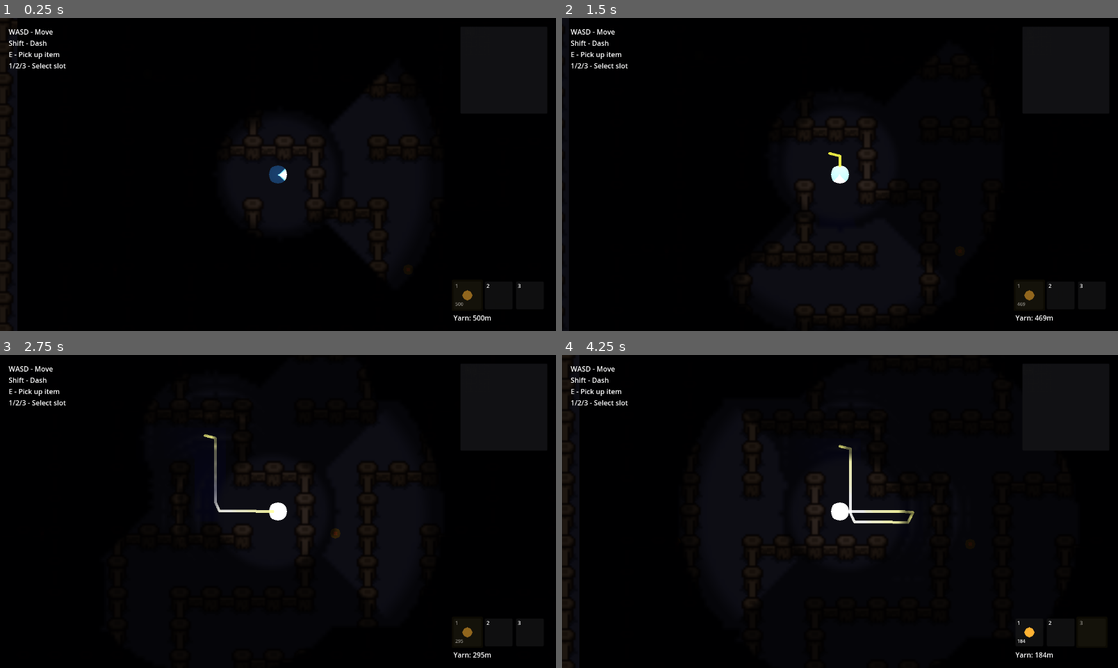
Above: before the commit, frames 1-4 (two rows, left to right).
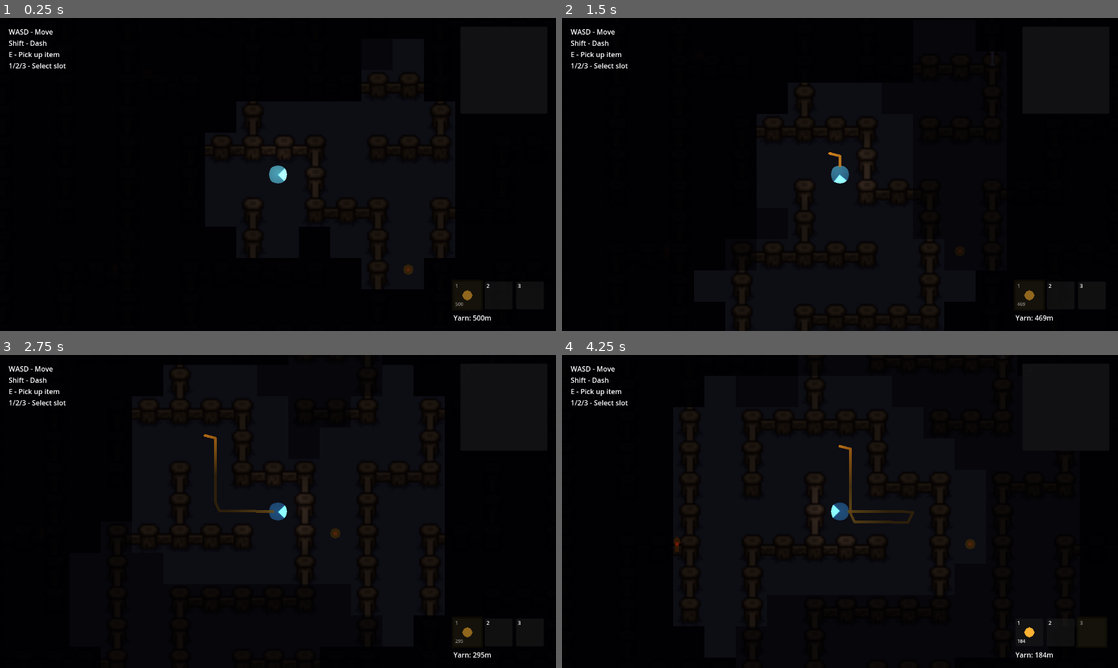
Above: after the commit, the same moments.

Repository: andye132/minos
Game: Godot game, scene res://scenes/main.tscn
Same seed, same stepped clock (60 frames per second), same inputs: the game is played once before the commit and once after it.
Inputs:
- Up to frame 1 (0.25 s): no input
- Up to frame 2 (1.5 s): tap Enter at 0.5 s; hold D (move_right) 0.53-1.28 s; tap Shift (dash) at 0.6 s; tap Space at 1.25 s; hold S (move_down) from 1.28 s (still down); tap E (interact) at 1.35 s
- Up to frame 3 (2.75 s): release S (move_down) at 2.03 s; hold D (move_right) from 2.03 s (still down); tap 1 (slot_1) at 2.1 s
- Up to frame 4 (4.25 s): release D (move_right) at 2.78 s; hold W (move_up) 2.78-3.53 s; tap 2 (slot_2) at 2.85 s; tap Enter at 3.5 s; hold A (move_left) from 3.53 s (still down); tap 3 (slot_3) at 3.6 s

The runs differ from the first frame. In frame 1, 1.0% of the frame differs, in the area x 0-82%, y 0-100%; in frame 2, 0.3%; in frame 3, 0.6%; in frame 4, 1.3%, in the area x 0-75%, y 0-100%.

Commit message:
Strange pixelation tech (temporary), fixed yarnlight

Diff:
--- a/scenes/player.tscn
+++ b/scenes/player.tscn
@@ -38,18 +38,18 @@
 
 [node name="Flashlight" type="PointLight2D" parent="."]
 color = Color(1, 0.95, 0.85, 1)
-energy = 4.0
+energy = 1.5
 shadow_enabled = true
 shadow_color = Color(0, 0, 0, 0.9)
 shadow_filter = 2
 texture = SubResource("GradientTexture2D_qhqgy")
-texture_scale = 2.5
+texture_scale = 1.2
 
 [node name="AmbientLight" type="PointLight2D" parent="."]
-color = Color(0.6, 0.7, 1, 1)
-energy = 0.25
+color = Color(0.8, 0.85, 1, 1)
+energy = 0.3
 texture = SubResource("GradientTexture2D_qhqgy")
-texture_scale = 0.8
+texture_scale = 0.6
 
 [node name="DashTimer" type="Timer" parent="."]
 one_shot = true
--- a/scripts/fog_of_war.gd
+++ b/scripts/fog_of_war.gd
@@ -5,177 +5,158 @@
 var player: Player
 var yarn_trail: YarnTrail
 
-# Components
-var fog_texture: ImageTexture
-var fog_image: Image
+# Fog settings
+@export var fog_color: Color = Color(0.0, 0.0, 0.05, 0.92)
+@export var revealed_color: Color = Color(0.0, 0.0, 0.05, 0.5)
+@export var flashlight_range: float = 280.0
+@export var flashlight_angle: float = 50.0
+@export var yarn_glow_radius: float = 120.0
+@export var ambient_radius: float = 80.0  # Small area around player always visible
 
-# Fog settings
-@export var fog_color: Color = Color(0.0, 0.0, 0.02, 0.97)
-@export var revealed_color: Color = Color(0.0, 0.0, 0.02, 0.6)  # Previously seen areas
-@export var clear_color: Color = Color(0, 0, 0, 0)  # Currently visible
-
-@export var flashlight_range: float = 250.0
-@export var flashlight_angle: float = 45.0
-@export var yarn_glow_radius: float = 100.0
-@export var resolution_scale: float = 0.15  # Lower = better performance
-
-# Fog map dimensions (will be set based on maze)
-var fog_width: int = 512
-var fog_height: int = 512
-var world_width: float = 2048.0
-var world_height: float = 2048.0
-
-# Track revealed areas permanently
-var revealed_map: Image
+# Revealed cells for fog of war memory
+var revealed_cells: Dictionary = {}
+var cell_size: float = 48.0
 
 
 func _ready() -> void:
-	z_index = 90  # Above game elements, below UI
+	z_index = 90
 
 
 func setup(maze_width: float, maze_height: float) -> void:
-	world_width = maze_width
-	world_height = maze_height
-
-	# Calculate fog texture size based on resolution scale
-	fog_width = maxi(int(maze_width * resolution_scale), 64)
-	fog_height = maxi(int(maze_height * resolution_scale), 64)
-
-	# Create fog image
-	fog_image = Image.create(fog_width, fog_height, false, Image.FORMAT_RGBA8)
-	fog_image.fill(fog_color)
-
-	# Create revealed map (persistent memory of explored areas)
-	revealed_map = Image.create(fog_width, fog_height, false, Image.FORMAT_R8)
-	revealed_map.fill(Color(0, 0, 0, 1))  # All unexplored initially
-
-	# Create texture
-	fog_texture = ImageTexture.create_from_image(fog_image)
+	# Just store dimensions, we'll draw directly
+	pass
 
 
 func _process(_delta: float) -> void:
-	if not player or not fog_image:
-		return
-
-	_update_fog()
+	if player:
+		_update_revealed_cells()
 	queue_redraw()
 
 
-func _draw() -> void:
-	if not fog_texture:
+func _update_revealed_cells() -> void:
+	if not player:
 		return
 
-	# Draw fog texture scaled to world size
-	var dest_rect = Rect2(0, 0, world_width, world_height)
-	draw_texture_rect(fog_texture, dest_rect, false)
+	var player_pos = player.global_position
+	var look_dir = player.look_direction
+
+	# Reveal cells in flashlight cone
+	_reveal_cone(player_pos, look_dir, flashlight_range, flashlight_angle)
+
+	# Reveal cells around player (ambient)
+	_reveal_circle(player_pos, ambient_radius)
+
+	# Reveal cells near yarn
+	if yarn_trail:
+		var points = yarn_trail.get_points()
+		# Only check every few points for performance
+		for i in range(0, points.size(), 3):
+			_reveal_circle(points[i], yarn_glow_radius * 0.7)
 
 
-func _update_fog() -> void:
-	# Reset fog to dark
-	fog_image.fill(fog_color)
+func _reveal_cone(origin: Vector2, direction: Vector2, range_dist: float, half_angle_deg: float) -> void:
+	var angle = direction.angle()
+	var half_angle = deg_to_rad(half_angle_deg)
+	var check_dist = int(range_dist / cell_size) + 1
 
-	var scale_x = float(fog_width) / world_width
-	var scale_y = float(fog_height) / world_height
+	var origin_cell = Vector2i(origin / cell_size)
 
-	# Clear areas around flashlight
-	if player:
-		var player_pos = player.global_position
-		var look_dir = player.look_direction
-		_clear_flashlight_cone(player_pos, look_dir, scale_x, scale_y)
+	for dy in range(-check_dist, check_dist + 1):
+		for dx in range(-check_dist, check_dist + 1):
+			var cell = origin_cell + Vector2i(dx, dy)
+			var cell_center = Vector2(cell) * cell_size + Vector2(cell_size / 2, cell_size / 2)
+			var to_cell = cell_center - origin
+			var dist = to_cell.length()
 
-	# Clear areas around yarn
-	if yarn_trail:
-		for yarn_pos in yarn_trail.get_points():
-			_clear_circle(yarn_pos, yarn_glow_radius, scale_x, scale_y)
+			if dist > range_dist:
+				continue
 
-	# Apply revealed areas (show as slightly less dark)
-	_apply_revealed_areas()
+			var cell_angle = to_cell.angle()
+			var angle_diff = abs(angle_difference(cell_angle, angle))
 
-	# Update texture
-	fog_texture.update(fog_image)
+			if angle_diff < half_angle:
+				revealed_cells[cell] = true
 
 
-func _clear_flashlight_cone(origin: Vector2, direction: Vector2, scale_x: float, scale_y: float) -> void:
-	var angle = direction.angle()
-	var half_angle = deg_to_rad(flashlight_angle)
+func _reveal_circle(center: Vector2, radius: float) -> void:
+	var check_dist = int(radius / cell_size) + 1
+	var center_cell = Vector2i(center / cell_size)
 
-	var fog_origin = Vector2(origin.x * scale_x, origin.y * scale_y)
-	var fog_range = flashlight_range * max(scale_x, scale_y)
+	for dy in range(-check_dist, check_dist + 1):
+		for dx in range(-check_dist, check_dist + 1):
+			var cell = center_cell + Vector2i(dx, dy)
+			var cell_center = Vector2(cell) * cell_size + Vector2(cell_size / 2, cell_size / 2)
 
-	# Clear pixels in the cone
-	var check_radius = int(fog_range) + 1
-	var origin_x = int(fog_origin.x)
-	var origin_y = int(fog_origin.y)
-
-	for dy in range(-check_radius, check_radius + 1):
-		for dx in range(-check_radius, check_radius + 1):
-			var px = origin_x + dx
-			var py = origin_y + dy
-
-			if px < 0 or px >= fog_width or py < 0 or py >= fog_height:
-				continue
-
-			var pixel_pos = Vector2(px, py)
-			var to_pixel = pixel_pos - fog_origin
-			var dist = to_pixel.length()
-
-			if dist > fog_range:
-				continue
-
-			var pixel_angle = to_pixel.angle()
-			var angle_diff = abs(angle_difference(pixel_angle, angle))
-
-			if angle_diff < half_angle:
-				# Calculate alpha based on distance (soft edge)
-				var alpha = 0.0
-				var edge_dist = fog_range * 0.15
-				if dist > fog_range - edge_dist:
-					alpha = (dist - (fog_range - edge_dist)) / edge_dist * fog_color.a
-
-				fog_image.set_pixel(px, py, Color(fog_color.r, fog_color.g, fog_color.b, alpha))
-
-				# Mark as revealed
-				revealed_map.set_pixel(px, py, Color(1, 1, 1, 1))
+			if center.distance_to(cell_center) < radius:
+				revealed_cells[cell] = true
 
 
-func _clear_circle(center: Vector2, radius: float, scale_x: float, scale_y: float) -> void:
-	var fog_center = Vector2(center.x * scale_x, center.y * scale_y)
-	var fog_radius = radius * max(scale_x, scale_y)
+func _draw() -> void:
+	if not player:
+		return
 
-	var check_radius = int(fog_radius) + 1
-	var center_x = int(fog_center.x)
-	var center_y = int(fog_center.y)
+	var camera = player.get_node_or_null("Camera2D") as Camera2D
+	if not camera:
+		return
 
-	for dy in range(-check_radius, check_radius + 1):
-		for dx in range(-check_radius, check_radius + 1):
-			var px = center_x + dx
-			var py = center_y + dy
+	# Get visible area with padding
+	var viewport_size = get_viewport_rect().size
+	var zoom = camera.zoom
+	var visible_size = viewport_size / zoom
+	var camera_pos = camera.global_position
+	var top_left = camera_pos - visible_size / 2 - Vector2(cell_size, cell_size)
+	var bottom_right = camera_pos + visible_size / 2 + Vector2(cell_size, cell_size)
 
-			if px < 0 or px >= fog_width or py < 0 or py >= fog_height:
+	var player_pos = player.global_position
+	var look_dir = player.look_direction
+
+	# Draw fog for each cell in view
+	var start_cell = Vector2i(top_left / cell_size)
+	var end_cell = Vector2i(bottom_right / cell_size)
+
+	for cy in range(start_cell.y, end_cell.y + 1):
+		for cx in range(start_cell.x, end_cell.x + 1):
+			var cell = Vector2i(cx, cy)
+			var cell_pos = Vector2(cell) * cell_size
+			var cell_center = cell_pos + Vector2(cell_size / 2, cell_size / 2)
+
+			# Check current visibility
+			var is_visible = _is_currently_visible(cell_center, player_pos, look_dir)
+			var was_revealed = revealed_cells.has(cell)
+
+			if is_visible:
+				# Fully visible - no fog
 				continue
-
-			var dist = Vector2(dx, dy).length()
-
-			if dist <= fog_radius:
-				# Soft edge
-				var alpha = 0.0
-				var edge_dist = fog_radius * 0.2
-				if dist > fog_radius - edge_dist:
-					alpha = (dist - (fog_radius - edge_dist)) / edge_dist * fog_color.a
-
-				fog_image.set_pixel(px, py, Color(fog_color.r, fog_color.g, fog_color.b, alpha))
-
-				# Mark as revealed
-				revealed_map.set_pixel(px, py, Color(1, 1, 1, 1))
+			elif was_revealed:
+				# Previously seen - dim fog
+				draw_rect(Rect2(cell_pos, Vector2(cell_size, cell_size)), revealed_color)
+			else:
+				# Never seen - full fog
+				draw_rect(Rect2(cell_pos, Vector2(cell_size, cell_size)), fog_color)
 
 
-func _apply_revealed_areas() -> void:
-	# Make previously revealed areas slightly visible (fog of war memory)
-	for y in range(fog_height):
-		for x in range(fog_width):
-			var revealed = revealed_map.get_pixel(x, y).r > 0.5
-			var current = fog_image.get_pixel(x, y)
+func _is_currently_visible(pos: Vector2, player_pos: Vector2, look_dir: Vector2) -> bool:
+	var to_pos = pos - player_pos
+	var dist = to_pos.length()
 
-			if revealed and current.a > revealed_color.a:
-				# This area was revealed before but not currently visible
-				fog_image.set_pixel(x, y, revealed_color)
+	# Ambient visibility around player
+	if dist < ambient_radius:
+		return true
+
+	# Flashlight cone
+	if dist < flashlight_range:
+		var angle = look_dir.angle()
+		var pos_angle = to_pos.angle()
+		var angle_diff = abs(angle_difference(pos_angle, angle))
+
+		if angle_diff < deg_to_rad(flashlight_angle):
+			return true
+
+	# Yarn visibility
+	if yarn_trail:
+		var points = yarn_trail.get_points()
+		for i in range(0, points.size(), 2):
+			if pos.distance_to(points[i]) < yarn_glow_radius:
+				return true
+
+	return false
--- a/scripts/minimap_yarn_drawer.gd
+++ b/scripts/minimap_yarn_drawer.gd
@@ -6,13 +6,13 @@
 var yarn_trail_ref: YarnTrail
 
 # Colors
-var fog_color: Color = Color(0.05, 0.05, 0.08, 1.0)  # Dark fog
-var wall_color: Color = Color(0.15, 0.12, 0.1, 1.0)  # Slightly visible walls
-var lit_hallway_color: Color = Color(0.4, 0.35, 0.25, 1.0)  # Lit floor
+var fog_color: Color = Color(0.08, 0.08, 0.1, 1.0)
+var wall_color: Color = Color(0.25, 0.2, 0.18, 1.0)
+var lit_hallway_color: Color = Color(0.5, 0.45, 0.35, 1.0)
 var yarn_color: Color = Color(1.0, 0.7, 0.2, 1.0)
 var yarn_color_broken: Color = Color(0.4, 0.3, 0.2, 0.5)
-var yarn_width: float = 6.0
-var glow_radius: float = 60.0  # Radius around yarn that gets lit
+var yarn_width: float = 4.0
+var glow_radius: float = 80.0
 
 
 func _ready() -> void:
@@ -23,88 +23,45 @@
 	if not minimap:
 		return
 
-	var tile_size = 16.0  # Base tile size (before scale)
+	var tile_size = 16.0
 
-	# Draw fog background covering everything
+	# Draw background
+	var bg_size = 2000.0
+	draw_rect(Rect2(-bg_size, -bg_size, bg_size * 2, bg_size * 2), fog_color)
+
+	# Get references from minimap if not set directly
+	if not maze_ref and minimap.maze_ref:
+		maze_ref = minimap.maze_ref
+	if not yarn_trail_ref and minimap.yarn_trail_ref:
+		yarn_trail_ref = minimap.yarn_trail_ref
+
+	# Draw maze walls
 	if maze_ref:
-		var maze_pixel_width = maze_ref.x_dim * tile_size
-		var maze_pixel_height = maze_ref.y_dim * tile_size
-		draw_rect(Rect2(-tile_size, -tile_size, maze_pixel_width + tile_size * 2, maze_pixel_height + tile_size * 2), fog_color)
+		for wall_pos in maze_ref.all_wall_locs:
+			draw_rect(Rect2(wall_pos.x * tile_size, wall_pos.y * tile_size, tile_size, tile_size), wall_color)
 
-	# Get yarn points for lighting calculation
-	var yarn_points: Array[Vector2] = []
+	# Draw yarn trail
 	if yarn_trail_ref:
-		yarn_points = yarn_trail_ref.get_points()
+		var points = yarn_trail_ref.get_points()
+		if points.size() >= 2:
+			var scaled_points: PackedVector2Array = PackedVector2Array()
+			for point in points:
+				scaled_points.append(point / 3.0)
 
-	# Get player positions for flashlight lighting
-	var player_positions: Array[Dictionary] = []
-	for player in minimap.players:
-		if is_instance_valid(player):
-			player_positions.append({
-				"pos": player.global_position / 3.0,  # Account for maze scale
-				"dir": player.look_direction,
-				"angle": deg_to_rad(45.0),  # Flashlight half-angle
-				"range": 150.0  # Flashlight range on minimap
-			})
+			# Draw glow around yarn
+			for i in range(0, scaled_points.size(), 4):
+				draw_circle(scaled_points[i], 25.0, Color(1.0, 0.8, 0.3, 0.3))
 
-	# Draw maze tiles - walls and lit hallways
-	if maze_ref:
-		var half_tile = tile_size / 2.0
+			draw_polyline(scaled_points, yarn_color, yarn_width, true)
 
-		# Draw all cells
-		for y in range(-1, maze_ref.y_dim + 1):
-			for x in range(-1, maze_ref.x_dim + 1):
-				var cell_pos = Vector2i(x, y)
-				var world_pos = Vector2(x * tile_size + half_tile, y * tile_size + half_tile)
-				var is_wall = maze_ref.is_wall(cell_pos) or x < 0 or y < 0 or x >= maze_ref.x_dim or y >= maze_ref.y_dim
-
-				if is_wall:
-					# Always show walls dimly
-					draw_rect(Rect2(x * tile_size, y * tile_size, tile_size, tile_size), wall_color)
-				else:
-					# Check if this hallway is lit by yarn or flashlight
-					var is_lit = _is_position_lit(world_pos, yarn_points, player_positions)
-					if is_lit:
-						draw_rect(Rect2(x * tile_size, y * tile_size, tile_size, tile_size), lit_hallway_color)
-					# Unlit hallways stay as fog (already drawn)
-
-	# Draw yarn trail on top
+	# Also try getting yarn from players
 	for player in minimap.players:
 		if is_instance_valid(player):
 			var yarn_trail = player.get_yarn_trail()
-			if yarn_trail:
+			if yarn_trail and yarn_trail != yarn_trail_ref:
 				var points = yarn_trail.get_points()
-				var is_continuous = yarn_trail.is_continuous
-
 				if points.size() >= 2:
-					# Scale points to match minimap (maze is scaled 3x in world)
 					var scaled_points: PackedVector2Array = PackedVector2Array()
 					for point in points:
 						scaled_points.append(point / 3.0)
-
-					var color = yarn_color if is_continuous else yarn_color_broken
-					draw_polyline(scaled_points, color, yarn_width, true)
-
-
-func _is_position_lit(pos: Vector2, yarn_points: Array[Vector2], player_lights: Array[Dictionary]) -> bool:
-	# Check if lit by yarn
-	for yarn_pos in yarn_points:
-		var scaled_yarn = yarn_pos / 3.0  # Account for maze scale
-		if pos.distance_to(scaled_yarn) < glow_radius:
-			return true
-
-	# Check if lit by player flashlight
-	for light in player_lights:
-		var to_pos = pos - light.pos
-		var distance = to_pos.length()
-
-		if distance < light.range:
-			# Check if within flashlight cone
-			var angle_to_pos = to_pos.angle()
-			var light_angle = light.dir.angle()
-			var angle_diff = abs(angle_difference(angle_to_pos, light_angle))
-
-			if angle_diff < light.angle:
-				return true
-
-	return false
+					draw_polyline(scaled_points, yarn_color, yarn_width, true)
--- a/scripts/player.gd
+++ b/scripts/player.gd
@@ -16,6 +16,10 @@
 var can_dash: bool = true
 var dash_direction: Vector2 = Vector2.ZERO
 var look_direction: Vector2 = Vector2.RIGHT
+var current_flashlight_angle: float = 0.0  # For smooth rotation
+
+# Flashlight rotation speed
+@export var flashlight_rotation_speed: float = 12.0
 
 # Yarn
 @export var starting_yarn: float = 500.0  # Starting yarn units
@@ -97,8 +101,7 @@
 
 
 func _create_cone_image(width: int, height: int, half_angle_deg: float) -> Image:
-	# Create a cone-shaped light texture
-	# The cone points to the right (angle 0) and will be rotated by the flashlight
+	# Create a simple cone-shaped light texture
 	var image = Image.create(width, height, false, Image.FORMAT_RGBA8)
 
 	var center = Vector2(width / 2.0, height / 2.0)
@@ -111,19 +114,12 @@
 			var dist = pos.length()
 			var angle = abs(atan2(pos.y, pos.x))
 
-			# Check if within cone angle (pointing right, so angle from 0)
+			# Simple cone - only light if within angle and pointing forward
 			if angle <= half_angle_rad and pos.x >= 0:
-				# Inside the cone
 				var dist_factor = 1.0 - (dist / max_dist)
 				dist_factor = clampf(dist_factor, 0.0, 1.0)
 
-				# Soften edges of the cone
-				var angle_factor = 1.0 - (angle / half_angle_rad)
-				angle_factor = pow(angle_factor, 0.5)  # Soft edge falloff
-
-				var alpha = dist_factor * angle_factor
-				alpha = pow(alpha, 0.7)  # Adjust falloff curve
-
+				var alpha = dist_factor
 				image.set_pixel(x, y, Color(1, 1, 1, alpha))
 			else:
 				image.set_pixel(x, y, Color(0, 0, 0, 0))
@@ -243,7 +239,12 @@
 
 
 func _update_flashlight_rotation() -> void:
-	flashlight.rotation = look_direction.angle()
+	var target_angle = look_direction.angle()
+	var delta = get_physics_process_delta_time()
+
+	# Smooth rotation using lerp_angle
+	current_flashlight_angle = lerp_angle(current_flashlight_angle, target_angle, flashlight_rotation_speed * delta)
+	flashlight.rotation = current_flashlight_angle
 
 
 func _update_yarn() -> void:
--- a/scripts/yarn_trail.gd
+++ b/scripts/yarn_trail.gd
@@ -4,7 +4,6 @@
 # Yarn properties
 @export var max_yarn_length: float = 500.0  # Maximum length in yarn units
 @export var point_spacing: float = 15.0  # Distance between yarn points in pixels
-@export var light_spacing: int = 1  # Place light every N points (1 = every point)
 @export var pixels_per_unit: float = 1.0  # How many pixels = 1 yarn unit
 
 # Current state
@@ -13,8 +12,8 @@
 var is_continuous: bool = true  # Yarn lights up only if continuous
 var is_active: bool = true  # Yarn is being laid down
 
-# Light management
-var yarn_lights: Array[PointLight2D] = []
+# Single light that follows the yarn end
+var yarn_light: PointLight2D
 var radial_texture: GradientTexture2D
 
 # Visual
@@ -27,6 +26,7 @@
 
 func _ready() -> void:
 	_create_light_texture()
+	_create_yarn_light()
 	_update_visual()
 
 
@@ -44,6 +44,18 @@
 	gradient.set_offset(1, 1.0)
 	gradient.set_color(1, Color(1, 1, 1, 0))
 	radial_texture.gradient = gradient
+
+
+func _create_yarn_light() -> void:
+	# Single light at the yarn start point (anchor)
+	yarn_light = PointLight2D.new()
+	yarn_light.color = Color(1.0, 0.8, 0.4, 1.0)
+	yarn_light.energy = 0.6
+	yarn_light.texture_scale = 1.0
+	yarn_light.texture = radial_texture
+	yarn_light.shadow_enabled = true
+	yarn_light.shadow_color = Color(0, 0, 0, 0.7)
+	add_child(yarn_light)
 
 
 func add_point(pos: Vector2, available_yarn: float) -> float:
@@ -71,10 +83,6 @@
 		yarn_points.append(pos)
 		current_length += yarn_needed
 
-		# Add light at intervals
-		if yarn_points.size() % light_spacing == 0:
-			_add_yarn_light(pos)
-
 		# Trim excess if over max length
 		_trim_to_max_length()
 
@@ -83,9 +91,8 @@
 		return yarn_needed
 	else:
 		# No yarn in inventory - DRAG the trail (constant length)
-		# Add new point at front, remove equal length from back
 		_drag_trail(pos)
-		return 0.0  # No yarn consumed from inventory when dragging
+		return 0.0
 
 
 func _drag_trail(new_pos: Vector2) -> void:
@@ -106,8 +113,7 @@
 	current_length += add_distance
 
 	# Remove from the START until we're back to original length
-	# (or slightly under due to discrete points)
-	var target_length = max_yarn_length  # Trail should be at max when dragging
+	var target_length = max_yarn_length
 
 	while current_length > target_length and yarn_points.size() > 2:
 		var first = yarn_points[0]
@@ -116,16 +122,6 @@
 
 		yarn_points.remove_at(0)
 		current_length -= segment_length
-
-		# Remove associated light
-		if yarn_lights.size() > 0:
-			var light = yarn_lights[0]
-			yarn_lights.remove_at(0)
-			light.queue_free()
-
-	# Add light at intervals
-	if yarn_points.size() % light_spacing == 0:
-		_add_yarn_light(new_pos)
 
 	_update_visual()
 	yarn_length_changed.emit(current_length, max_yarn_length)
@@ -140,33 +136,6 @@
 
 		yarn_points.remove_at(0)
 		current_length -= segment_yarn
-
-		# Remove old lights
-		if yarn_lights.size() > 0:
-			var light = yarn_lights[0]
-			yarn_lights.remove_at(0)
-			light.queue_free()
-
-
-func _add_yarn_light(pos: Vector2) -> void:
-	if not is_continuous:
-		return
-
-	var light = PointLight2D.new()
-	light.color = Color(1.0, 0.8, 0.4, 1.0)
-	light.energy = 1.5  # Strong enough to be visible in darkness
-	light.texture_scale = 2.0  # Larger glow radius
-	light.texture = radial_texture
-	light.global_position = pos
-	light.z_index = 10
-
-	# Enable shadows so light doesn't pass through walls
-	light.shadow_enabled = true
-	light.shadow_color = Color(0, 0, 0, 0.8)
-	light.shadow_filter = 1  # PCF5 filter for smoother shadows
-
-	add_child(light)
-	yarn_lights.append(light)
 
 
 func _update_visual() -> void:
@@ -184,13 +153,17 @@
 	for point in yarn_points:
 		line.add_point(point)
 
+	# Update light position to yarn start (anchor point)
+	if yarn_light and yarn_points.size() > 0:
+		yarn_light.global_position = yarn_points[0]
+		yarn_light.visible = is_continuous
+
 
 func break_yarn() -> void:
 	is_continuous = false
 
-	# Turn off all lights
-	for light in yarn_lights:
-		light.energy = 0.0
+	if yarn_light:
+		yarn_light.energy = 0.0
 
 	_update_visual()
 	yarn_broken.emit()
@@ -199,9 +172,8 @@
 func restore_yarn() -> void:
 	is_continuous = true
 
-	# Turn lights back on
-	for light in yarn_lights:
-		light.energy = 1.5
+	if yarn_light:
+		yarn_light.energy = 0.6
 
 	_update_visual()
 	yarn_restored.emit()
